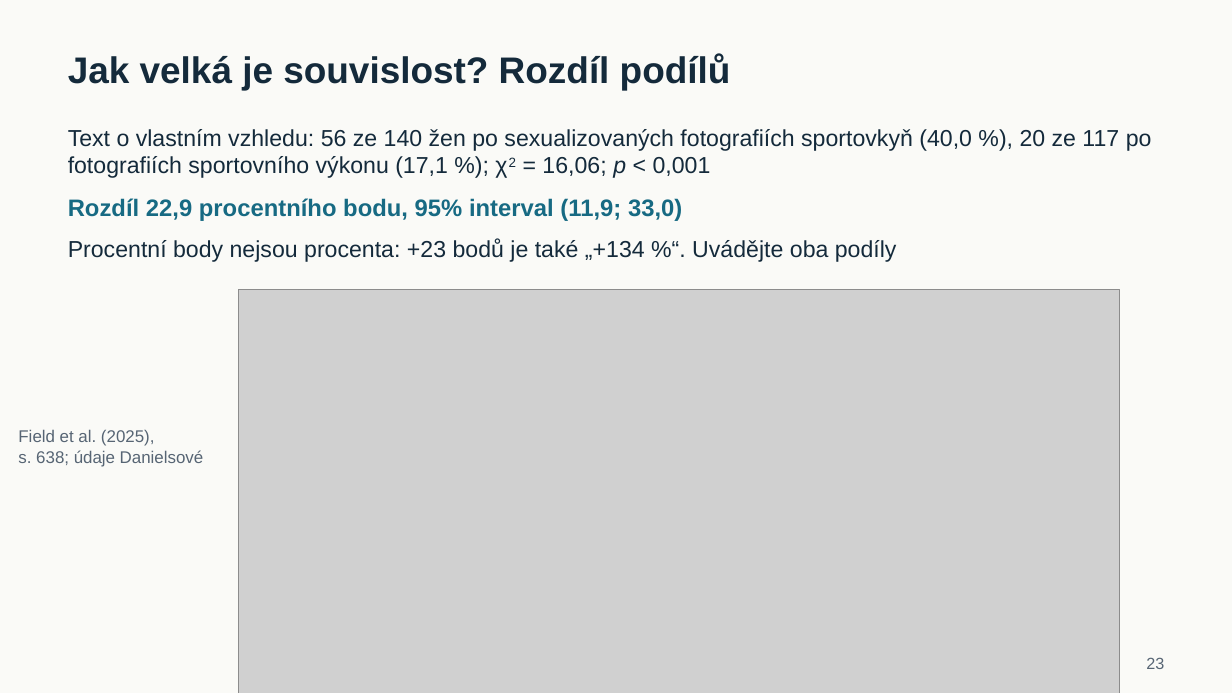
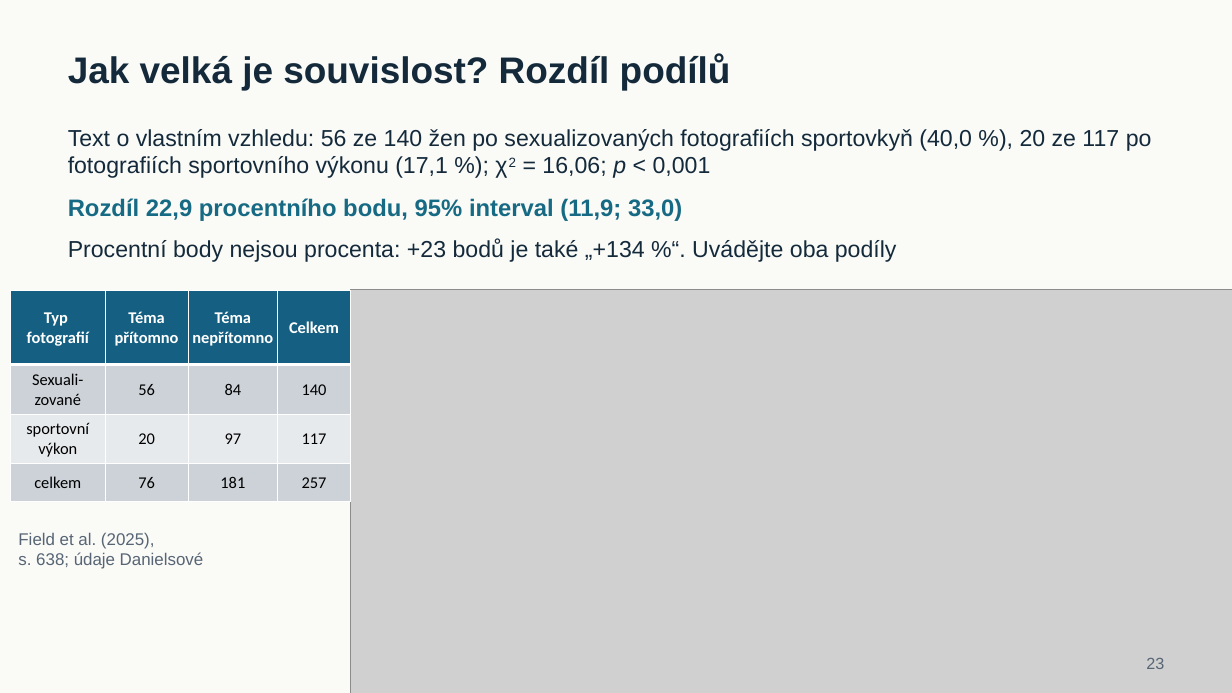
Before and after one commit to reckak/statistics-for-psychology, a slide deck: slide 23 of presentations/kapitola_09/kapitola_09_podily_a_kategorialni_data.pptx. Drawn at 1232x693 pixels with LibreOffice and Linux fonts; fonts in the diff are those of the drawing; grey boxes stand for pictures. Boxes give left, top, right and bottom in pixels: in the first picture for what was removed or moved away, otherwise in the second. Text is boxed around its words. In the diff, an @@ line names an element or a change of style, - is before the commit and + after.

```diff
--- a/presentations/kapitola_09/kapitola_09_podily_a_kategorialni_data.pptx
+++ b/presentations/kapitola_09/kapitola_09_podily_a_kategorialni_data.pptx
@@ table added at (10, 290, 350, 501), 4 rows, 4 columns @@
+Typ fotografií | Téma přítomno | Téma nepřítomno | Celkem
+Sexuali-zované | 56 | 84 | 140
+sportovní výkon | 20 | 97 | 117
+celkem | 76 | 181 | 257
@@ picture: place and size @@
-picture at (238, 290, 1120, 693)
+picture at (350, 290, 1232, 693)
@@ text "Field et al. (2025), s. ...": place and size @@
-text "Field et al. (2025), s. ..." at (18, 429, 204, 467)
+text "Field et al. (2025), s. ..." at (18, 532, 204, 569)
```
Also in this commit, not shown: 4 other slides changed, 9 other files.
